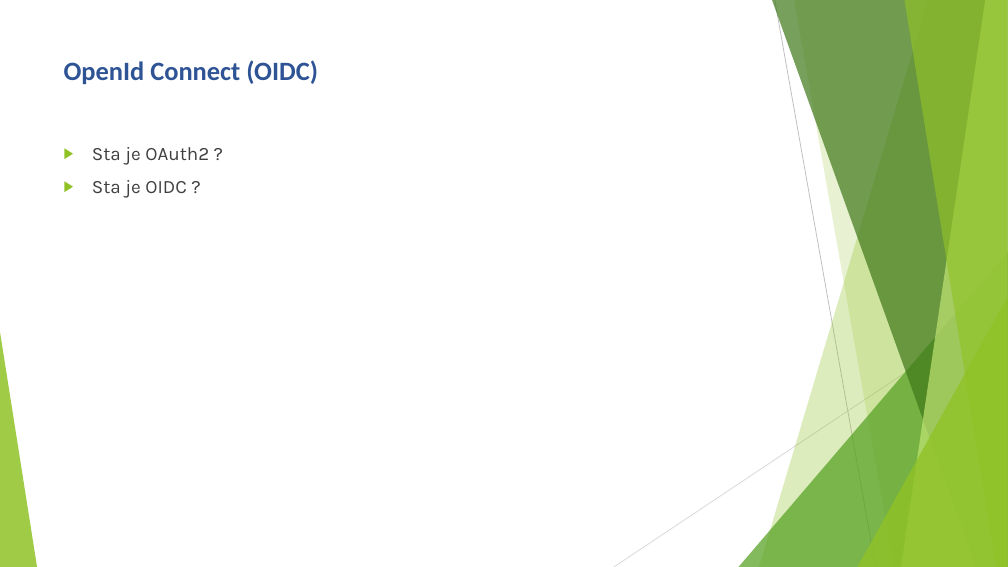
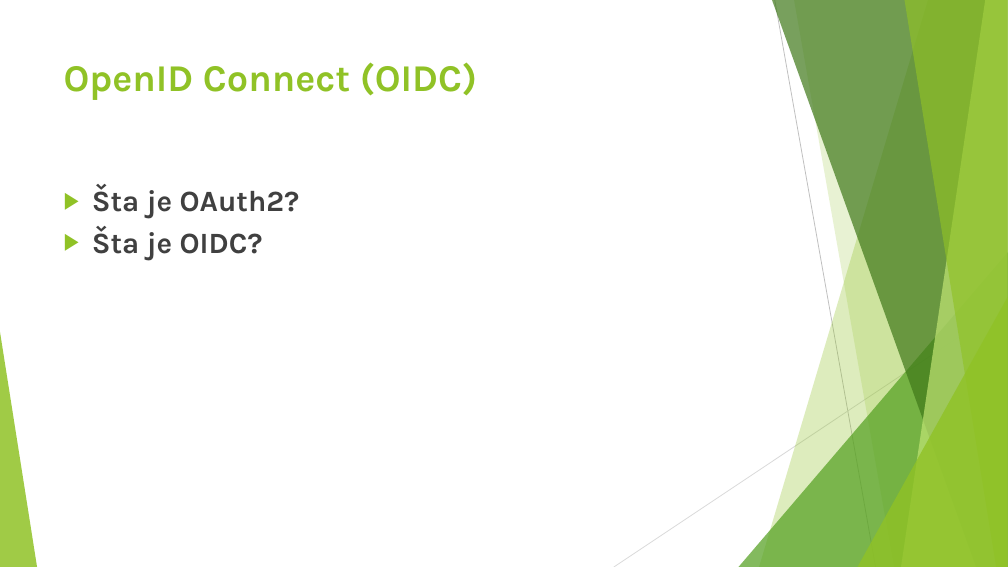
Before and after one commit to enimenss/IdentityServer4AndOAuth2, a slide deck: slide 6 of SSOPresentation.pptx. Drawn at 1008x567 pixels with LibreOffice and Linux fonts; fonts in the diff are those of the drawing. Boxes give left, top, right and bottom in pixels: in the first picture for what was removed or moved away, otherwise in the second. Text is boxed around its words. In the diff, an @@ line names an element or a change of style, - is before the commit and + after.

```diff
--- a/SSOPresentation.pptx
+++ b/SSOPresentation.pptx
@@ title at box(64, 62, 477, 100): text changed; size 25.2 to 36 pt; font Calibri to Karla; text colour #2F5496 to #90C226 @@
-OpenId Connect (OIDC)
+OpenID Connect (OIDC)
@@ text at box(92, 185, 300, 260): text changed; size 18 to 28 pt; bold on @@
-▶ Sta je OAuth2 ?
-▶ Sta je OIDC ?
+▶ Šta je OAuth2?
+▶ Šta je OIDC?
```
Also in this commit, not shown: 20 other slides changed, 1 slide removed, 1 other file.
